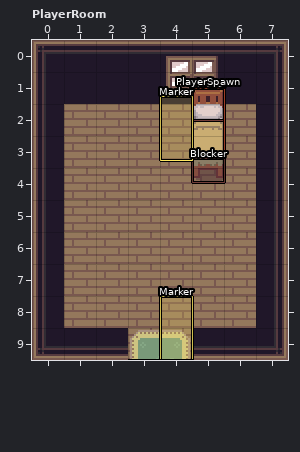
LDtk project, stored at games/wayworn-hush/assets/tilesets/source/overworld.ldtk. Above, as it was before the edit.
Cells are 16x16 px. Shown: PlayerRoom x 0..7, y 0..9. The commit also changed other parts of the map, which this record leaves out.
After:
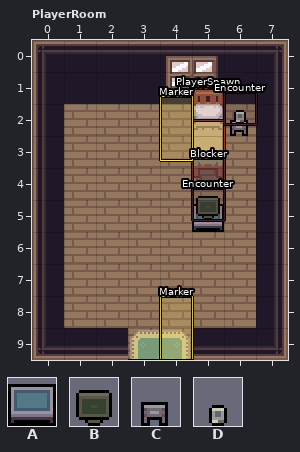
Key: from "Furniture": A 623, B 714, C 776, D 784.
Objects are placed by their top-left corner, in cells (3,4 is the top-left corner of cell 3,4); size is 1x1 cell unless given.
Change:
Layer "Entities":
A new object: C "Nightstand" at 6,2.
A new object: D "AlarmClock" at 6,1.6.
A new object: A "TVStand" at 5,5.
A new object: B "TV" at 5,4.6.
Layer "Encounters":
A new object: "Encounter" rectangle at 6,1.6.
A new object: "Encounter" rectangle at 5,4.6.
